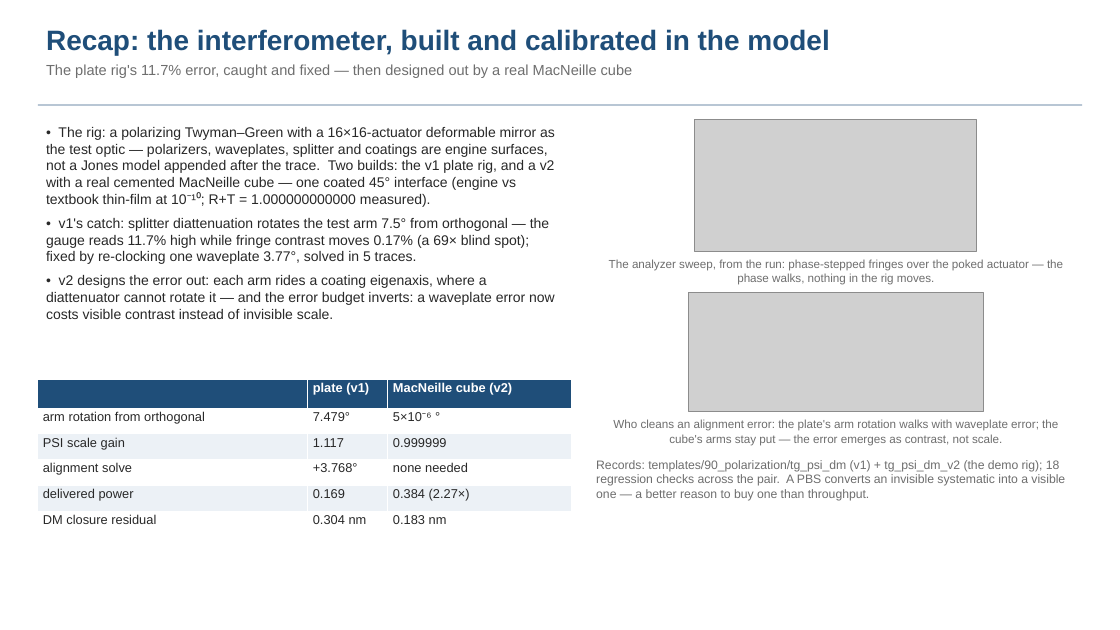
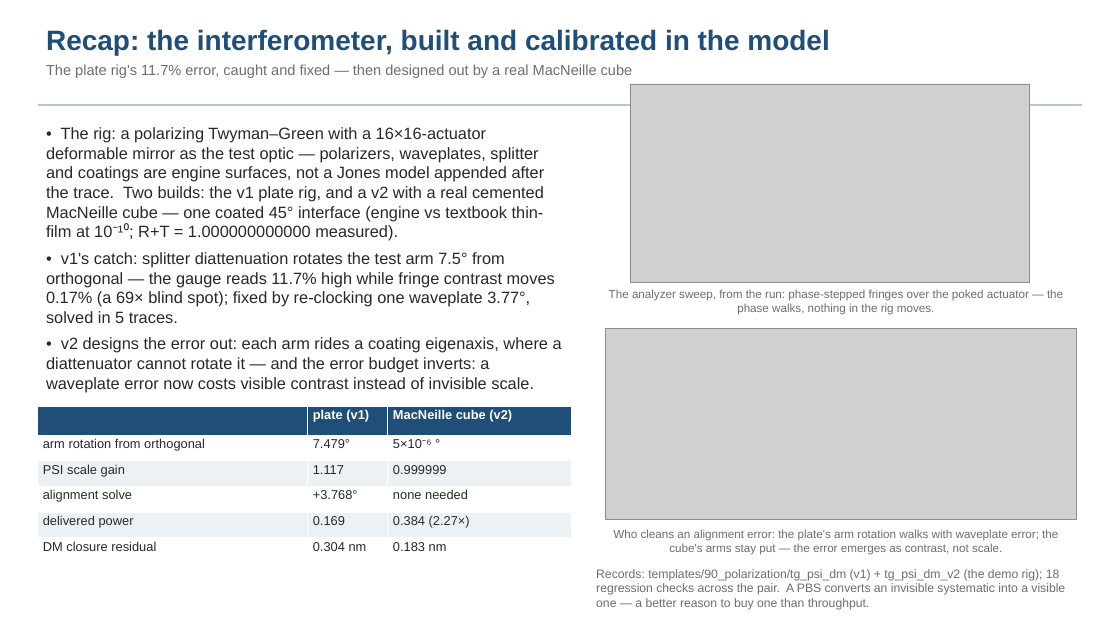
Before and after one commit to nasa-jpl/macos, a slide deck: slide 15 of demo_session/baseline_pass3.pptx. Drawn at 1120x630 pixels with LibreOffice and Linux fonts; fonts in the diff are those of the drawing; grey boxes stand for pictures. Boxes give left, top, right and bottom in pixels: in the first picture for what was removed or moved away, otherwise in the second. Text is boxed around its words. In the diff, an @@ line names an element or a change of style, - is before the commit and + after.

```diff
--- a/demo_session/baseline_pass3.pptx
+++ b/demo_session/baseline_pass3.pptx
@@ picture: place and size @@
-picture at [695,119,977,251]
+picture at [630,84,1029,282]
@@ text "• The rig: a polarizing ..." at [46,127,562,392]: size 12 to 14 pt @@
@@ text "The analyzer sweep, from the ...": place and size @@
-text "The analyzer sweep, from the ..." at [609,259,1063,285]
+text "The analyzer sweep, from the ..." at [609,289,1063,314]
@@ picture: place and size @@
-picture at [689,292,984,412]
+picture at [606,329,1077,519]
@@ table: place and size @@
-table at [38,380,571,534]
+table at [38,407,571,561]
@@ text "Who cleans an alignment error: ...": place and size @@
-text "Who cleans an alignment error: ..." at [613,419,1058,445]
+text "Who cleans an alignment error: ..." at [613,529,1058,555]
@@ text "Records: templates/90_polarization/tg_psi_dm (v1) + tg_psi_d ...": place and size @@
-text "Records: templates/90_polarization/tg_psi_dm (v1) + tg_psi_d ..." at [596,460,1065,501]
+text "Records: templates/90_polarization/tg_psi_dm (v1) + tg_psi_d ..." at [596,569,1065,610]
```
Also in this commit, not shown: 4 other files.
